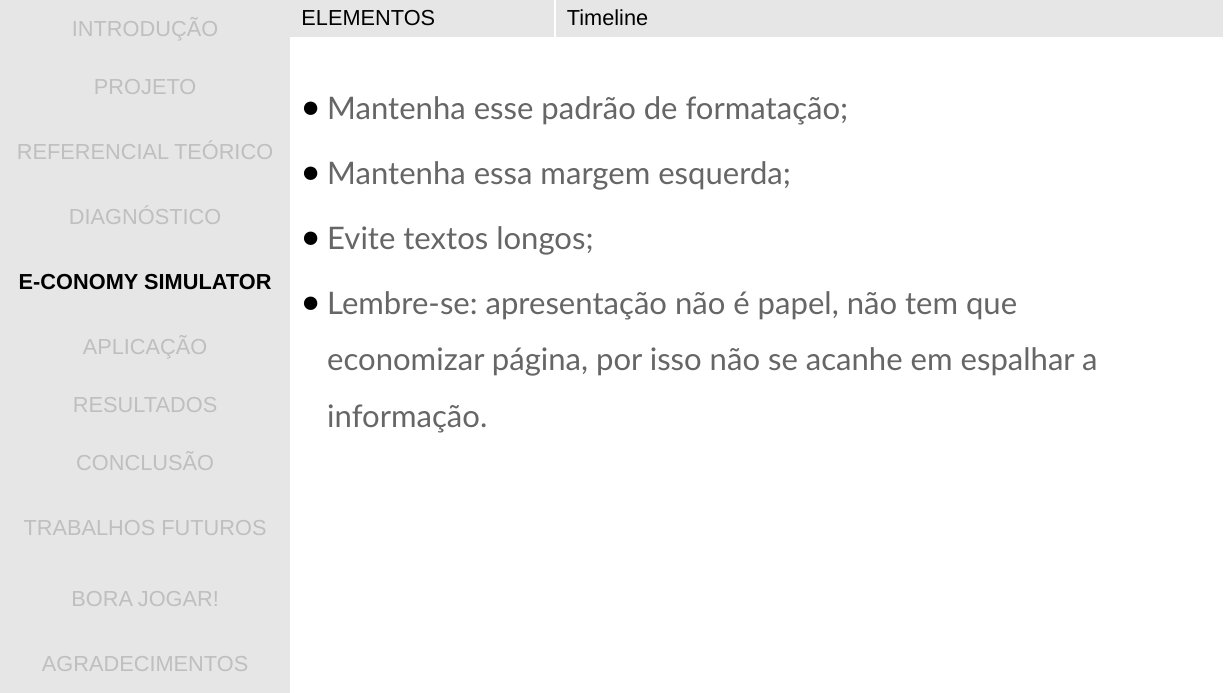
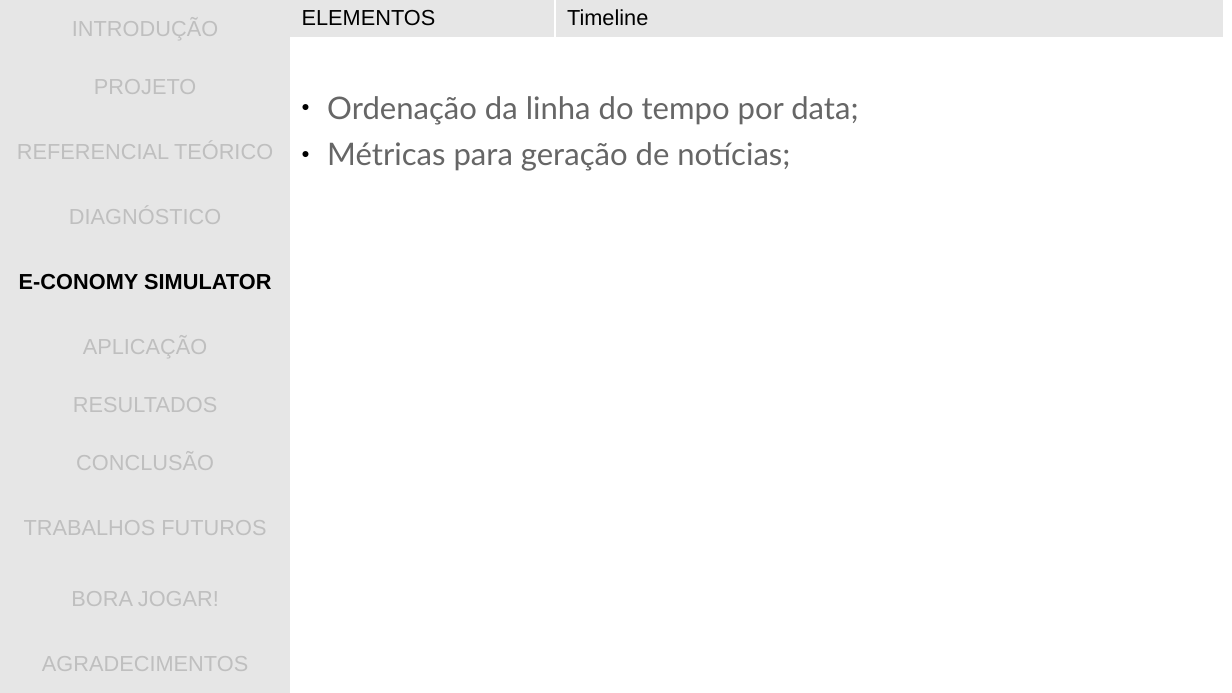
Before and after one commit to gwathsule/e-conomy-simulator, a slide deck: slide 24 of documentacao/apresentacao_tcc.ppt. Drawn at 1232x693 pixels with LibreOffice and Linux fonts; fonts in the diff are those of the drawing; background and template pictures are left out. Boxes give left, top, right and bottom in pixels: in the first picture for what was removed or moved away, otherwise in the second. Text is boxed around its words. In the diff, an @@ line names an element or a change of style, - is before the commit and + after.

```diff
--- a/documentacao/apresentacao_tcc.ppt
+++ b/documentacao/apresentacao_tcc.ppt
@@ text at box(327, 96, 858, 171): text changed @@
-● Mantenha esse padrão de formatação;
-● Mantenha essa margem esquerda;
-● Evite textos longos;
-● Lembre-se: apresentação não é papel, não tem que economizar página, por isso não se acanhe em espalhar a informação.
+● Ordenação da linha do tempo por data;
+● Métricas para geração de notícias;
```
Also in this commit, not shown: 10 other slides changed, 1 slide removed.
